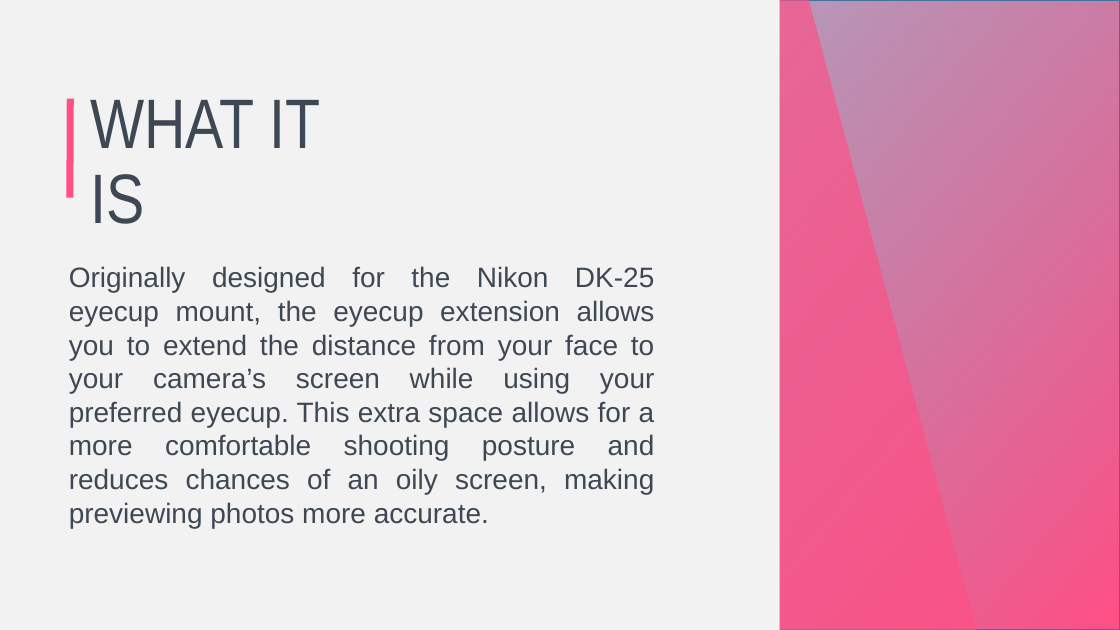
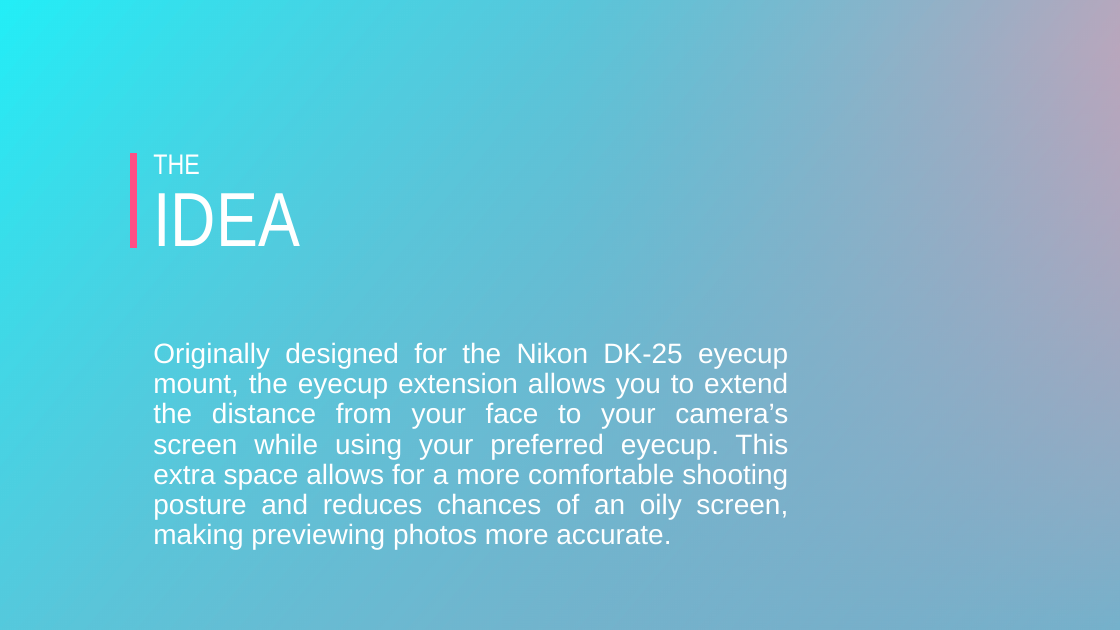
Before and after one commit to papillon-des-ombres/Nikon-D3400-DK-25-Extension, a slide deck: slide 3 of Promo.pptx (slide 4 before the commit). Drawn at 1120x630 pixels with LibreOffice and Linux fonts; fonts in the diff are those of the drawing; grey boxes stand for pictures; background and template pictures are left out. Boxes give left, top, right and bottom in pixels: in the first picture for what was removed or moved away, otherwise in the second. Text is boxed around its words. In the diff, an @@ line names an element or a change of style, - is before the commit and + after.

```diff
--- a/Promo.pptx
+++ b/Promo.pptx
@@ background picture (left out) to #24EEF7 @@
@@ rectangle added at bbox=[0, 0, 1120, 630], fill gradient #FF4F85 to #24EEF7 @@
@@ rectangle at bbox=[1, 0, 569, 630]: fill #F2F2F2 to #24EEF7; rotation 0 to 180 degrees @@
@@ picture added at bbox=[373, 0, 1120, 630] @@
@@ rectangle removed at bbox=[406, 0, 1003, 630] @@
@@ rectangle at bbox=[570, 0, 1120, 630]: fill #FF4F85 to gradient #24EEF7; rotation 0 to 180 degrees @@
@@ rectangle removed at bbox=[780, 0, 1120, 630] @@
@@ rectangle added at bbox=[503, 47, 1120, 630], fill gradient #24EEF7 @@
@@ title removed at bbox=[90, 100, 321, 224] @@
-WHAT IT IS
@@ rectangle removed at bbox=[387, 118, 1120, 630] @@
@@ line moved from (70, 197) - (71, 99) to (134, 248) - (134, 153) @@
@@ title added at bbox=[153, 154, 300, 246], 65.7 pt, text #FFFFFF @@
+THE
+IDEA
@@ text "Originally designed for the Nikon ...": place and size @@
-text "Originally designed for the Nikon ..." at bbox=[69, 266, 655, 494]
+text "Originally designed for the Nikon ..." at bbox=[153, 342, 788, 549]
@@ text "Originally designed for the Nikon ..." at bbox=[153, 342, 788, 549]: text colour #3E4854 to #FFFFFF; line spacing 1 to 0.9; more space between paragraphs @@
```
Also in this commit, not shown: 1 other slide changed, 2 slides added, 1 slide removed, 10 other files.
